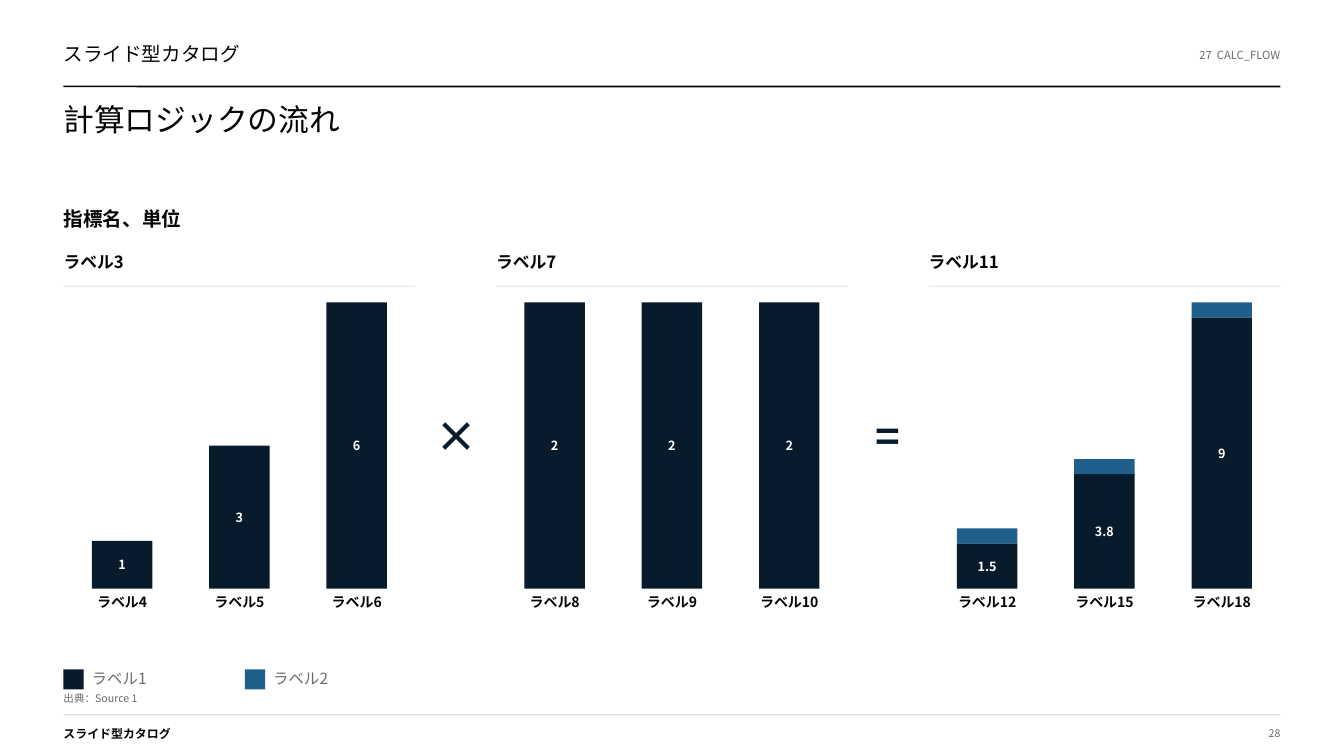
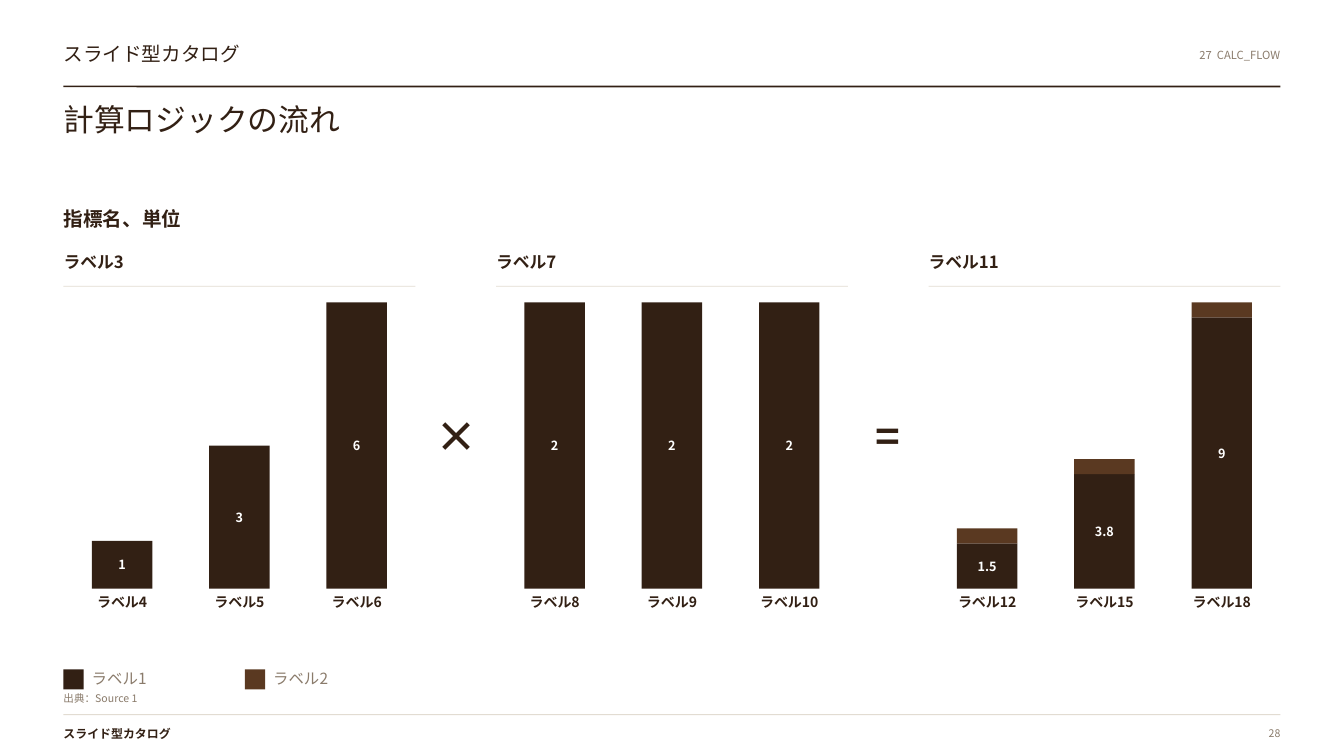
Before and after one commit to gozen3ji/consulting-pptx-skill, a slide deck: slide 28 of assets/SuperTemplate_36type.pptx. Drawn at 1344x756 pixels with LibreOffice and Linux fonts; fonts in the diff are those of the drawing. Boxes give left, top, right and bottom in pixels: in the first picture for what was removed or moved away, otherwise in the second. Text is boxed around its words. In the diff, an @@ line names an element or a change of style, - is before the commit and + after.

```diff
--- a/assets/SuperTemplate_36type.pptx
+++ b/assets/SuperTemplate_36type.pptx
@@ line (64, 87) - (1280, 87): stroke #050505 1.1 pt to #322014 1.1 pt @@
@@ text "×" at <box>436,252,476,619</box>: text colour #071B2C to #322014 @@
@@ text "=" at <box>868,252,908,619</box>: text colour #071B2C to #322014 @@
@@ text colour #050505 to #322014 in 16 elements at <box>63,44,240,63</box>, <box>63,105,340,134</box>, <box>63,728,170,739</box>, <box>64,209,182,228</box>, <box>64,255,124,269</box>, <box>97,596,147,608</box>, <box>214,596,264,608</box>, <box>332,596,382,608</box>, <box>496,255,556,269</box>, <box>530,596,580,608</box>, <box>647,596,697,608</box>, <box>760,596,818,608</box>, <box>929,255,999,269</box>, <box>958,596,1016,608</box>, <box>1075,596,1133,608</box>, <box>1193,596,1251,608</box> @@
@@ fill #071B2C to #322014 in 10 elements at <box>92,541,152,589</box>, <box>210,446,270,589</box>, <box>327,302,387,589</box>, <box>524,302,585,589</box>, <box>642,302,703,589</box>, <box>759,302,820,589</box>, <box>957,543,1017,589</box>, <box>1075,474,1135,589</box>, <box>1192,318,1252,589</box>, <box>64,669,84,690</box> @@
@@ fill #1E5F8C to #5A3921 in 4 elements at <box>957,528,1017,543</box>, <box>1075,459,1135,474</box>, <box>1192,302,1252,318</box>, <box>245,669,265,690</box> @@
@@ text colour #666B70 to #8A7B6B in 5 elements at <box>1199,50,1280,61</box>, <box>63,693,138,703</box>, <box>1269,729,1281,737</box>, <box>92,672,147,685</box>, <box>273,672,328,685</box> @@
```
Also in this commit, not shown: 35 other slides changed, 11 other files.
